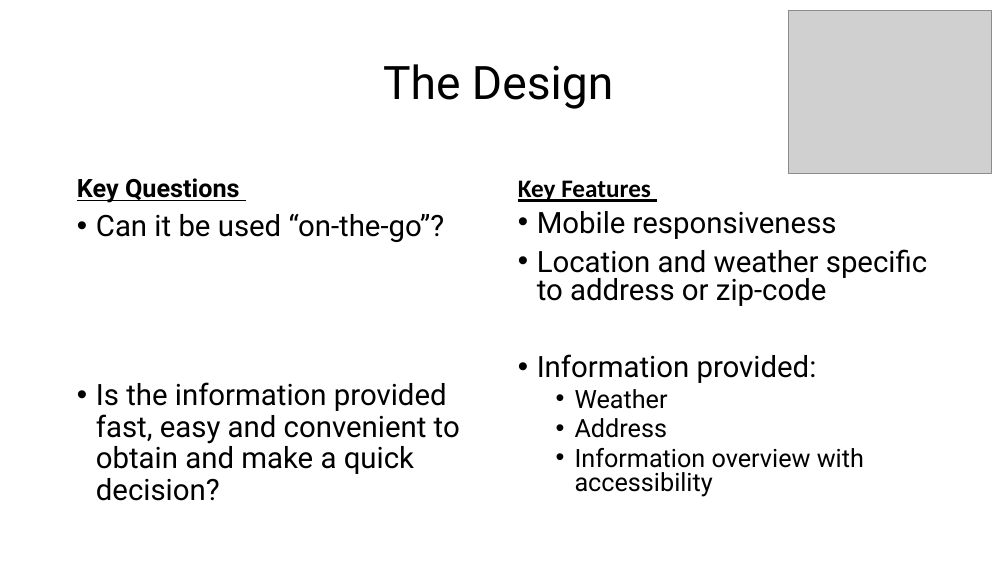
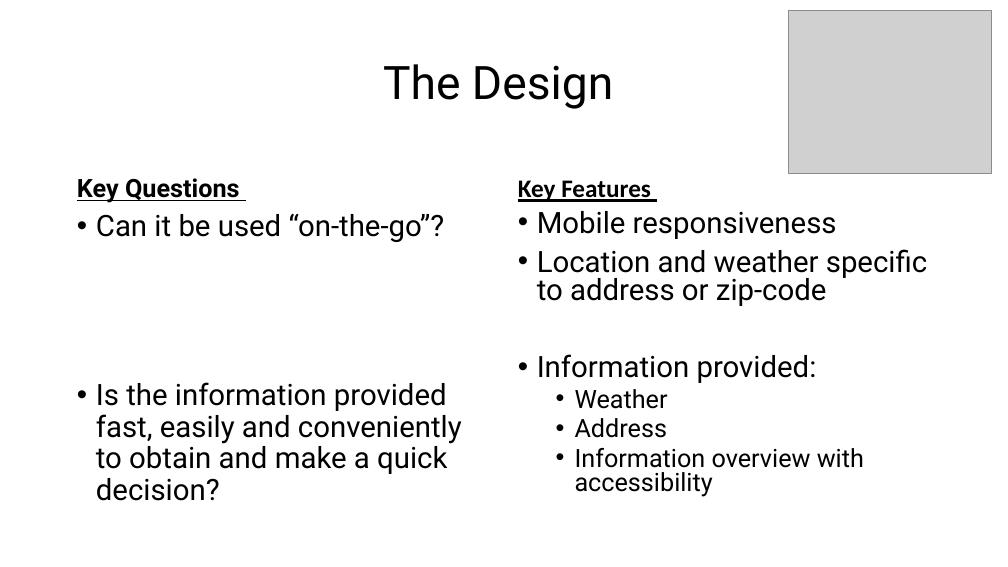
Before and after one commit to mgallagher06/GWCB_project-1, a slide deck: slide 4 of Playground Adventures!.pptx. Drawn at 1008x567 pixels with LibreOffice and Linux fonts; fonts in the diff are those of the drawing; grey boxes stand for pictures. Boxes give left, top, right and bottom in pixels: in the first picture for what was removed or moved away, otherwise in the second. Text is boxed around its words. In the diff, an @@ line names an element or a change of style, - is before the commit and + after.

```diff
--- a/Playground Adventures!.pptx
+++ b/Playground Adventures!.pptx
@@ text at (96,382,462,501): text changed @@
-• Is the information provided fast, easy and convenient to obtain and make a quick decision?
+• Is the information provided fast, easily and conveniently to obtain and make a quick decision?
```
Also in this commit, not shown: 3 other slides changed.
